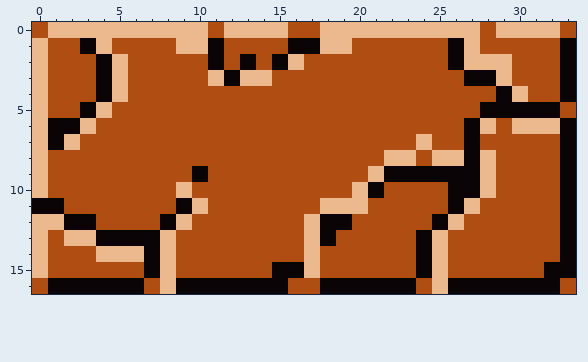
A pixel-art sprite gets an edit: build/assets/blocks.png. The picture above is the old version.
The file is 34x17 pixels.
After the commit:
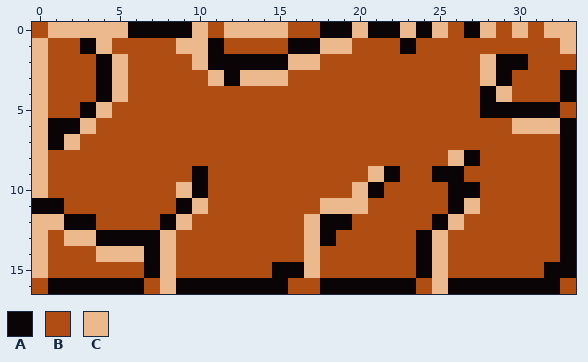
Palette (. is transparent): A #0a0407  B #af4d12  C #ecb98e
From old to new:
y 0: x 6..9 CCCC -> AAAA; x 18..19 CC -> AA; x 21..22 CC -> AA; x 24 C -> A; x 26..29 CCBC -> BACB; x 31 C -> B; x 33 B -> C
y 1: x 23 B -> A; x 26..27 AC -> BB; x 33 A -> C
y 2: x 10 B -> C; x 12 B -> A; x 14 B -> A; x 17 B -> C; x 26..27 AC -> BB; x 29..30 CB -> AA; x 33 A -> B
y 3: x 15 B -> C; x 27..29 AAC -> BCA
y 4: x 28..30 BAC -> ACB
y 6: x 27..28 AC -> BB
y 7: x 24 C -> B; x 27 A -> B
y 8: x 22..23 CC -> BB; x 25 C -> B; x 28 C -> B
y 9: x 23..24 AA -> BB; x 27..28 AC -> BB
y 10: x 10 B -> A; x 28 C -> B
